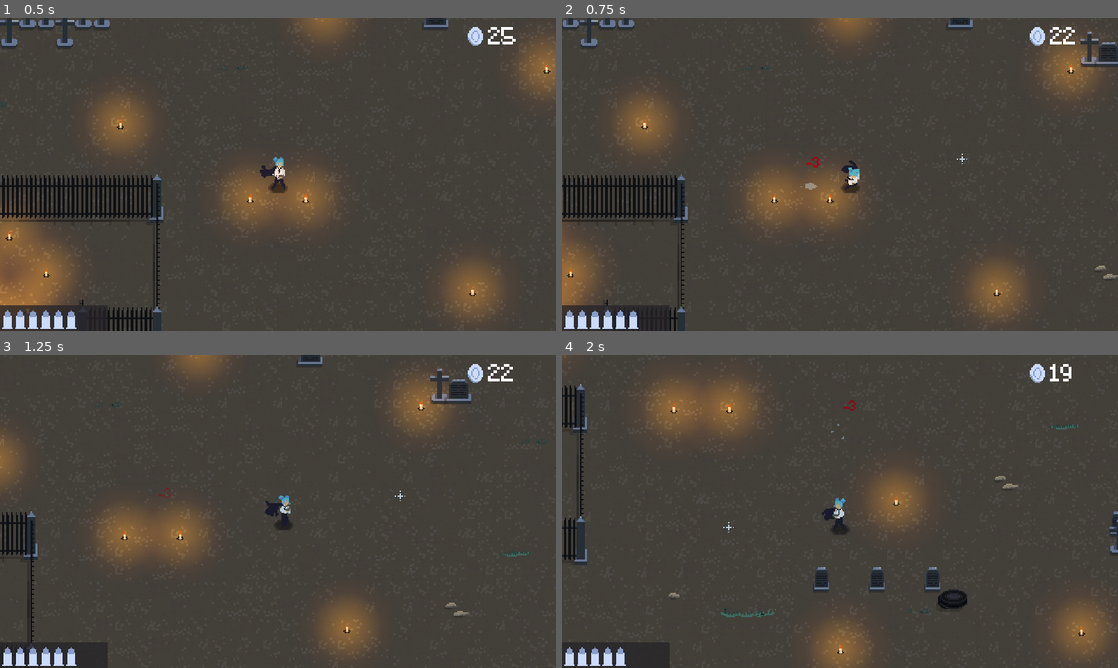
Above: before the commit, frames 1-4 (two rows, left to right).
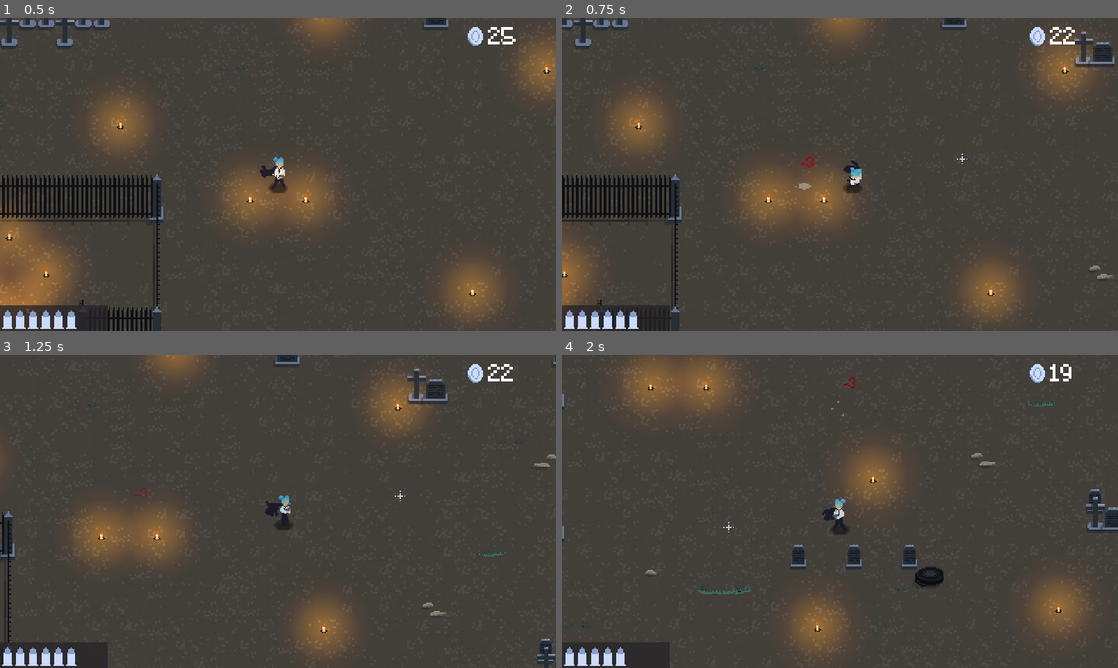
Above: after the commit, the same moments.

Repository: Niimphu/JGJ24
Game: Godot game, scene res://scenes/game/game.tscn
Same seed, same stepped clock (60 frames per second), same inputs: the game is played once before the commit and once after it.
Inputs (mouse positions are in pixels of both pictures, inside the frame that each line leads up to):
- Up to frame 1 (0.5 s): no input
- Up to frame 2 (0.75 s): tap Enter at 0.5 s; move the mouse to (962, 158) at 0.52 s; hold D (move_right) from 0.53 s (still down); tap Space (roll) at 0.6 s
- Up to frame 3 (1.25 s): keep holding D (move_right)
- Up to frame 4 (2 s): move the mouse to (728, 527) at 1.27 s; release D (move_right) at 1.28 s; hold S (move_down) from 1.28 s (still down); click (728, 527) at 1.35 s; tap Space (roll) at 1.55 s

Frame 1 is identical in both runs. In frame 2, 3.9% of the frame differs, in the area x 0-100%, y 0-100%; in frame 3, 7.7%; in frame 4, 13%.

Commit message:
bat do be attacking

Diff:
--- a/scenes/entities/base_enemy.tscn
+++ b/scenes/entities/base_enemy.tscn
@@ -4,8 +4,8 @@
 [ext_resource type="Texture2D" uid="uid://2r441fbxdbkp" path="res://assets/images/Shadow.png" id="2_1rki4"]
 
 [sub_resource type="CapsuleShape2D" id="CapsuleShape2D_31lw8"]
-radius = 2.2845
-height = 12.9434
+radius = 1.7963
+height = 9.04612
 
 [sub_resource type="RectangleShape2D" id="RectangleShape2D_7a8j7"]
 size = Vector2(16.0919, 15.9805)
@@ -51,3 +51,7 @@
 [node name="HitboxShape" type="CollisionShape2D" parent="Hitbox"]
 position = Vector2(0.191149, -6.86955)
 shape = SubResource("RectangleShape2D_7a8j7")
+disabled = true
+
+[node name="Ray" type="RayCast2D" parent="."]
+collision_mask = 3
--- /dev/null
+++ b/scenes/entities/bat_attack.gd
@@ -0,0 +1,6 @@
+extends Node2D
+
+@onready var Animator: AnimationPlayer = $"..".Animator
+
+func attack():
+	Animator.play("attack")
--- a/scenes/entities/enemy.gd
+++ b/scenes/entities/enemy.gd
@@ -7,6 +7,7 @@
 @onready var HurtBox := $Hurtbox
 @onready var Hitbox := $Hitbox
 @onready var Sprite := $Body
+@onready var Ray := $Ray
 
 var hit_count := 0
 @export_group("Stats")
@@ -24,10 +25,14 @@
 @export var height := Vector2(0, -20)
 ## Flying ignores terrain
 @export var flying := false
+## You can guess what this does
+@export var attack_through_walls := false
 @export var knockback_speed := 20
+@export var attack_range := 25
 
 @export_group("Nodes")
 @export var Animator: AnimationPlayer
+@export var Attacker: Node2D
 
 enum { CHASE, ATTACK, DIE }
 
@@ -38,6 +43,7 @@
 signal died
 
 func _ready():
+	attack_range *= attack_range
 	set_process(false)
 	HurtBox.area_entered.connect(_on_hurtbox_entered)
 	Hitbox.area_entered.connect(_on_hitbox_entered)
@@ -55,16 +61,20 @@
 func _physics_process(_delta):
 	match state:
 		CHASE:
-			chase()
+			if Engine.get_physics_frames() % 5 == id and can_attack():
+				attack()
+			elif flying:
+				fly()
+			else:
+				chase()
 			flip_sprite()
+		ATTACK:
+			pass
 		DIE:
 			die()
 
 
 func chase() -> void:
-	if flying:
-		return fly()
-
 	direction = to_local(Navigator.get_next_path_position()).normalized()
 	var intended_velocity: Vector2 = direction * speed
 
@@ -80,6 +90,22 @@
 	velocity = direction.normalized() * speed
 	move_and_slide()
 
+
+func can_attack() -> bool:
+	Ray.target_position = to_local(Player.global_position)
+	if global_position.distance_squared_to(Player.global_position) > attack_range:
+		return false
+	elif attack_through_walls:
+		return true
+	var collider: Object = Ray.get_collider()
+	if !collider or collider is not PhysicsBody2D:
+		return false
+	return true
+
+
+func attack() -> void:
+	state = ATTACK
+	Attacker.attack()
 
 func die() -> void:
 	velocity = knockback_speed * direction
@@ -120,7 +146,10 @@
 
 
 func finished_animation(anim_name: String) -> void:
-	if anim_name == "death":
+	if anim_name == "attack":
+		state = CHASE
+		Animator.play("chase")
+	elif anim_name == "death":
 		died.emit()
 		queue_free()
 
--- a/scenes/entities/eye_bat.tscn
+++ b/scenes/entities/eye_bat.tscn
@@ -1,13 +1,14 @@
-[gd_scene load_steps=10 format=3 uid="uid://bpn7rdfa4qpol"]
+[gd_scene load_steps=12 format=3 uid="uid://bpn7rdfa4qpol"]
 
 [ext_resource type="PackedScene" uid="uid://lo6v7voiebej" path="res://scenes/entities/base_enemy.tscn" id="1_ddtt4"]
 [ext_resource type="Texture2D" uid="uid://bdr681afo5f1y" path="res://assets/art/Sprites/eyebat.png" id="2_jkovk"]
+[ext_resource type="Script" path="res://scenes/entities/bat_attack.gd" id="3_l3q75"]
 
 [sub_resource type="CircleShape2D" id="CircleShape2D_78dst"]
 radius = 19.4589
 
 [sub_resource type="CircleShape2D" id="CircleShape2D_5338i"]
-radius = 15.1967
+radius = 28.2241
 
 [sub_resource type="Animation" id="Animation_wodbu"]
 length = 0.001
@@ -34,6 +35,30 @@
 "transitions": PackedFloat32Array(1),
 "update": 0,
 "values": [Color(1, 1, 1, 1)]
+}
+tracks/2/type = "value"
+tracks/2/imported = false
+tracks/2/enabled = true
+tracks/2/path = NodePath("Body:position")
+tracks/2/interp = 1
+tracks/2/loop_wrap = true
+tracks/2/keys = {
+"times": PackedFloat32Array(0),
+"transitions": PackedFloat32Array(1),
+"update": 0,
+"values": [Vector2(0, -33)]
+}
+tracks/3/type = "value"
+tracks/3/imported = false
+tracks/3/enabled = true
+tracks/3/path = NodePath("Hitbox/HitboxShape:disabled")
+tracks/3/interp = 1
+tracks/3/loop_wrap = true
+tracks/3/keys = {
+"times": PackedFloat32Array(0),
+"transitions": PackedFloat32Array(1),
+"update": 1,
+"values": [true]
 }
 
 [sub_resource type="Animation" id="Animation_10o5s"]
@@ -86,21 +111,63 @@
 [sub_resource type="Animation" id="Animation_awiah"]
 resource_name = "hurt"
 
+[sub_resource type="Animation" id="Animation_fbfvt"]
+resource_name = "attack"
+step = 0.05
+tracks/0/type = "value"
+tracks/0/imported = false
+tracks/0/enabled = true
+tracks/0/path = NodePath("Body:frame")
+tracks/0/interp = 1
+tracks/0/loop_wrap = true
+tracks/0/keys = {
+"times": PackedFloat32Array(0, 0.1, 0.2, 0.3, 0.4, 0.5, 0.6, 0.65, 0.7, 0.75, 0.8, 0.85, 0.9, 0.95),
+"transitions": PackedFloat32Array(1, 1, 1, 1, 1, 1, 1, 1, 1, 1, 1, 1, 1, 1),
+"update": 1,
+"values": [2, 9, 10, 6, 7, 3, 5, 5, 0, 1, 2, 3, 4, 5]
+}
+tracks/1/type = "value"
+tracks/1/imported = false
+tracks/1/enabled = true
+tracks/1/path = NodePath("Body:position")
+tracks/1/interp = 1
+tracks/1/loop_wrap = true
+tracks/1/keys = {
+"times": PackedFloat32Array(0, 0.2, 0.3, 0.4, 0.5),
+"transitions": PackedFloat32Array(1, 1, 1, 1, 1),
+"update": 0,
+"values": [Vector2(0, -33), Vector2(0, -25), Vector2(0, -33), Vector2(0, -40), Vector2(0, -33)]
+}
+tracks/2/type = "value"
+tracks/2/imported = false
+tracks/2/enabled = true
+tracks/2/path = NodePath("Hitbox/HitboxShape:disabled")
+tracks/2/interp = 1
+tracks/2/loop_wrap = true
+tracks/2/keys = {
+"times": PackedFloat32Array(0, 0.3, 0.5),
+"transitions": PackedFloat32Array(1, 1, 1),
+"update": 1,
+"values": [true, false, true]
+}
+
 [sub_resource type="AnimationLibrary" id="AnimationLibrary_5ehcw"]
 _data = {
 "RESET": SubResource("Animation_wodbu"),
+"attack": SubResource("Animation_fbfvt"),
 "chase": SubResource("Animation_iu10f"),
 "death": SubResource("Animation_10o5s"),
 "hurt": SubResource("Animation_awiah")
 }
 
-[node name="EyeBat" node_paths=PackedStringArray("Animator") instance=ExtResource("1_ddtt4")]
+[node name="EyeBat" node_paths=PackedStringArray("Animator", "Attacker") instance=ExtResource("1_ddtt4")]
 height = Vector2(0, -55)
 flying = true
 Animator = NodePath("AnimationPlayer")
+Attacker = NodePath("BatAttack")
 
 [node name="Body" parent="." index="1"]
-position = Vector2(0.160439, -32.999)
+position = Vector2(0, -33)
 scale = Vector2(1, 1.008)
 texture = ExtResource("2_jkovk")
 hframes = 4
@@ -117,10 +184,13 @@
 shape = SubResource("CircleShape2D_78dst")
 
 [node name="HitboxShape" parent="Hitbox" index="0"]
-position = Vector2(-0.162802, -34.3599)
+position = Vector2(-0.477773, -31.84)
 shape = SubResource("CircleShape2D_5338i")
 
-[node name="AnimationPlayer" type="AnimationPlayer" parent="." index="6"]
+[node name="BatAttack" type="Node2D" parent="." index="6"]
+script = ExtResource("3_l3q75")
+
+[node name="AnimationPlayer" type="AnimationPlayer" parent="." index="7"]
 libraries = {
 "": SubResource("AnimationLibrary_5ehcw")
 }
--- a/scenes/entities/player.gd
+++ b/scenes/entities/player.gd
@@ -26,7 +26,7 @@
 @onready var dust_scene := preload("res://scenes/entities/roll_dust.tscn")
 
 
-const ROLL_MULT := 3
+const ROLL_MULT := 3.5
 const ROLL_FRICTION := 800
 var speed := 120
 var state := IDLE
@@ -132,7 +132,6 @@
 	else:
 		sprite_flip(true)
 	Jacket.visible = false
-	Hurtbox.monitoring = false
 	velocity = velocity.move_toward(Vector2.ZERO, ROLL_FRICTION * delta)
 	move_and_slide()
 
@@ -155,7 +154,6 @@
 		Jacket.visible = true
 		state = IDLE
 		Animator.play("idle")
-		Hurtbox.monitoring = true
 
 
 func sprite_flip(flip: bool) -> void:
--- a/scenes/entities/player.tscn
+++ b/scenes/entities/player.tscn
@@ -399,5 +399,5 @@
 collision_mask = 64
 
 [node name="CollisionShape2D" type="CollisionShape2D" parent="PlayerHurtbox"]
-position = Vector2(0, -7)
+position = Vector2(0.0662155, -9.64866)
 shape = SubResource("CapsuleShape2D_kor3d")
--- a/scenes/entities/skeletion_archer.tscn
+++ b/scenes/entities/skeletion_archer.tscn
@@ -135,7 +135,6 @@
 texture = ExtResource("1_8pul5")
 hframes = 6
 vframes = 6
-frame = 17
 metadata/_aseprite_wizard_interface_config_ = {
 "pending_changes": {}
 }
--- a/scenes/game/wave_manager.gd
+++ b/scenes/game/wave_manager.gd
@@ -4,6 +4,7 @@
 @export var Player: Node2D
 
 @onready var Bat := preload("res://scenes/entities/eye_bat.tscn")
+
 @onready var spawn_points := get_children().map(func(point: Node2D): return point.global_position)
 
 @onready var waves = [
Binary file changed: assets/art/Sprites/eyebat.png
